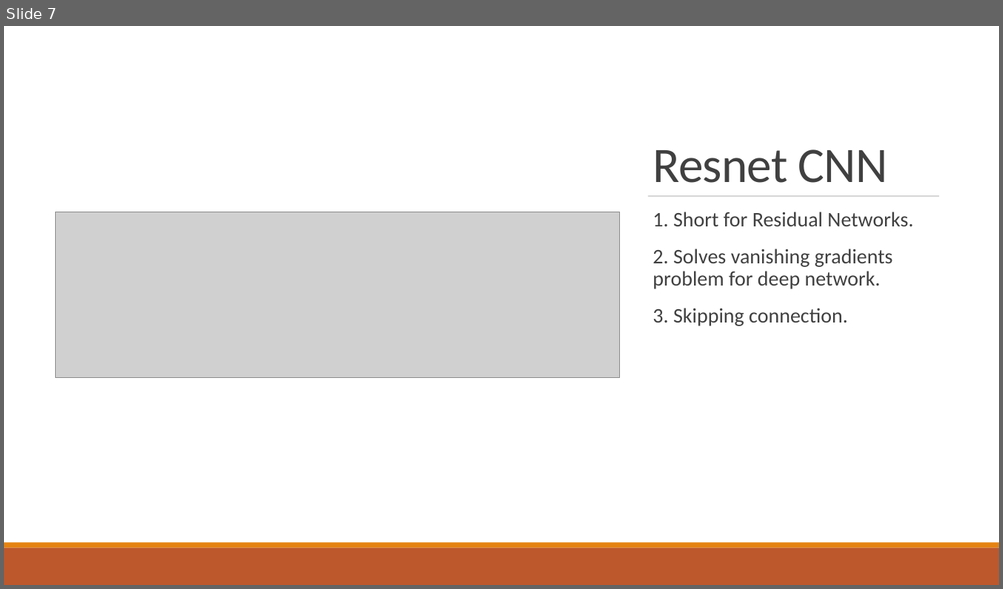
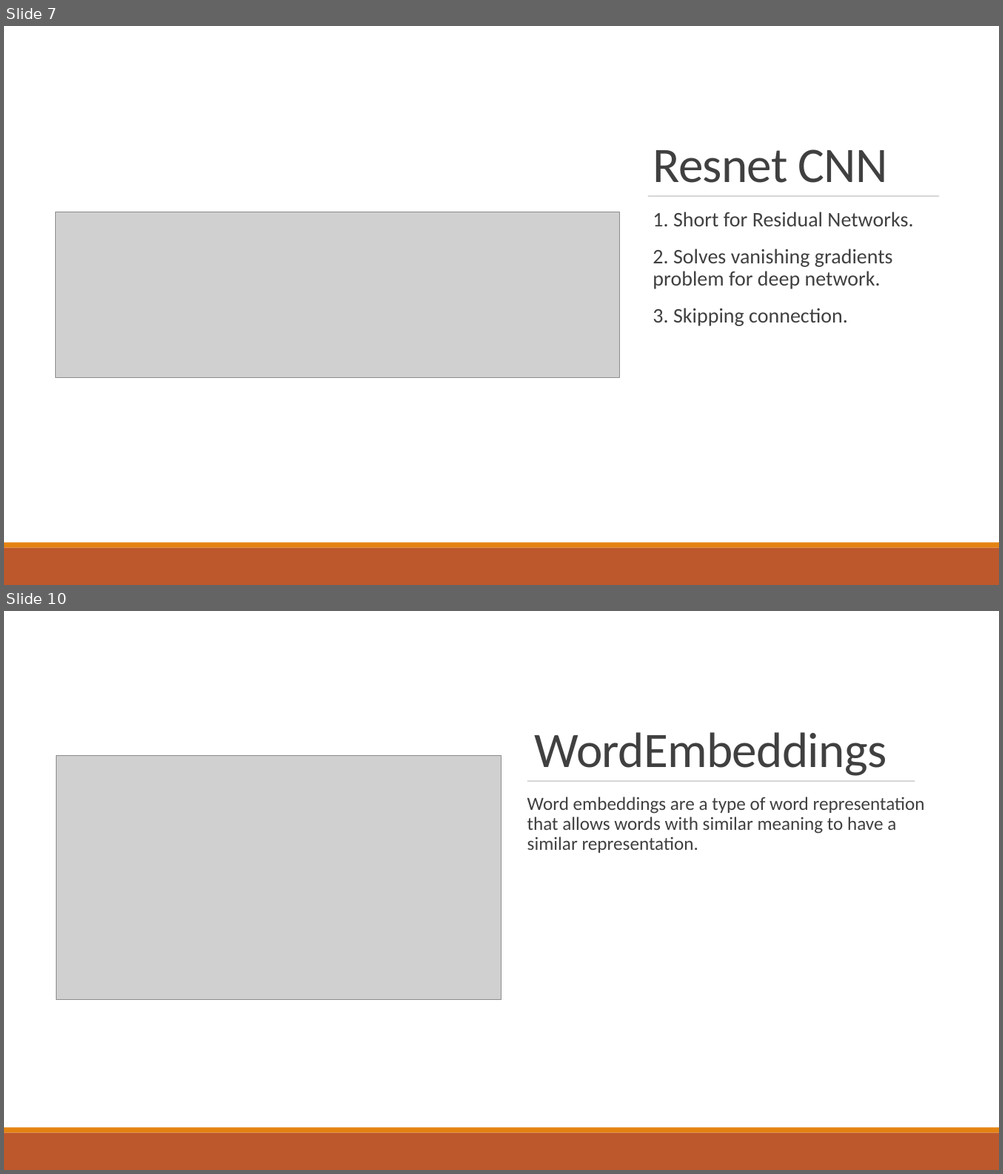
Before and after one commit to MicroRAsus/MLPR-Final-Project, a slide deck: CNNRNNProjectPresentation.pptx. Shown one above the other, each under a label of ours: slide 7 before the commit, slides 7 and 10 after it; the slides between them are not shown. The pictures are 1003x589 and 1003x1174 pixels, drawn with LibreOffice and Linux fonts; fonts in the diff are those of the drawing; grey boxes stand for pictures. Boxes give left, top, right and bottom in pixels: in the first picture for what was removed or moved away, otherwise in the second. Text is boxed around its words. In the diff, an @@ line names an element or a change of style, - is before the commit and + after.

```diff
--- a/CNNRNNProjectPresentation.pptx
+++ b/CNNRNNProjectPresentation.pptx
@@ slide 10 added at box(4, 611, 999, 1170), background #FFFFFF @@
@@ rectangle added at box(4, 611, 999, 1128), fill #FFFFFF @@
@@ title added at box(535, 732, 886, 776), 48 pt, text #404040 @@
+WordEmbeddings
@@ picture added at box(57, 756, 501, 999) @@
@@ line added from (527, 781) to (915, 781), #808080 0.5 pt @@
@@ text added at box(527, 797, 925, 853), 18 pt, text #404040 @@
+Word embeddings are a type of word representation that allows words with similar meaning to have a similar representation.
@@ rectangle added at box(4, 1128, 999, 1133), fill #E48312 @@
@@ rectangle added at box(4, 1133, 999, 1170), fill #BD582C @@
```
Also in this commit, not shown: 6 slides changed, 3 other slides added, 6 slides removed.
